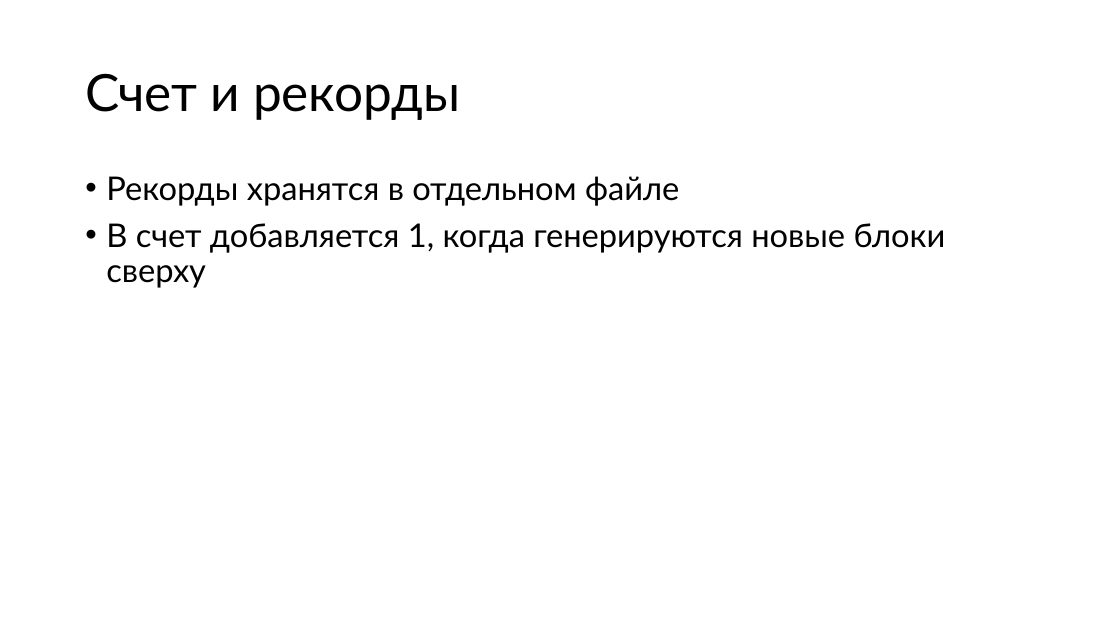
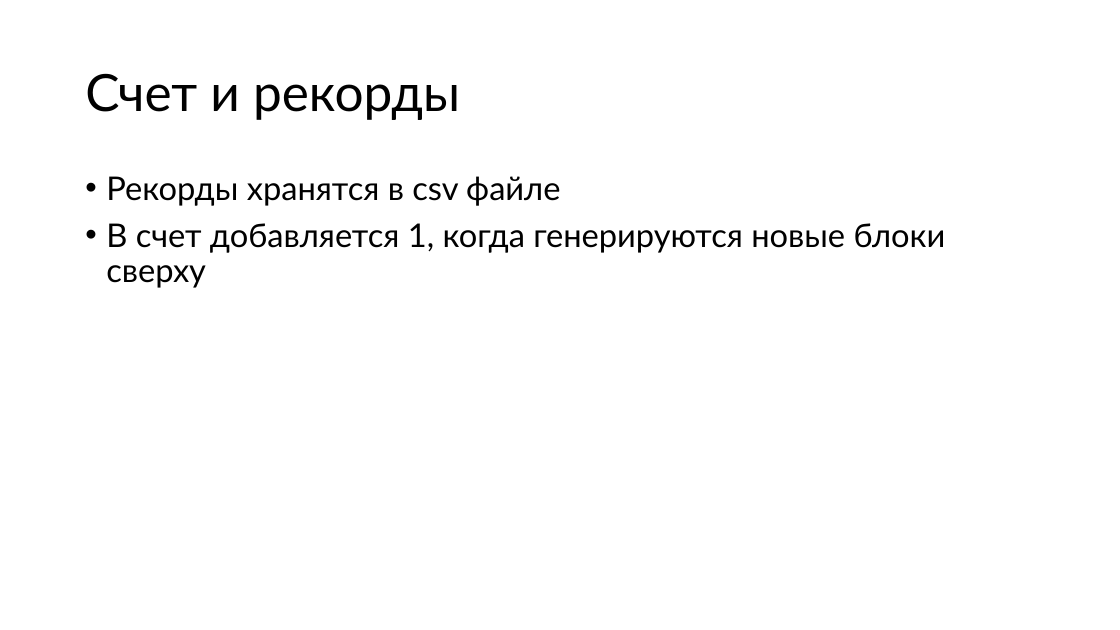
Before and after one commit to el1zavetag/doodle_prygaet, a slide deck: slide 5 of проект.pptx. Drawn at 1120x630 pixels with LibreOffice and Linux fonts; fonts in the diff are those of the drawing. Boxes give left, top, right and bottom in pixels: in the first picture for what was removed or moved away, otherwise in the second. Text is boxed around its words. In the diff, an @@ line names an element or a change of style, - is before the commit and + after.

```diff
--- a/проект.pptx
+++ b/проект.pptx
@@ text at box(106, 176, 560, 206): text changed @@
-• Рекорды хранятся в отдельном файле
+• Рекорды хранятся в csv файле
```
Also in this commit, not shown: 3 other slides changed, 7 other files.
